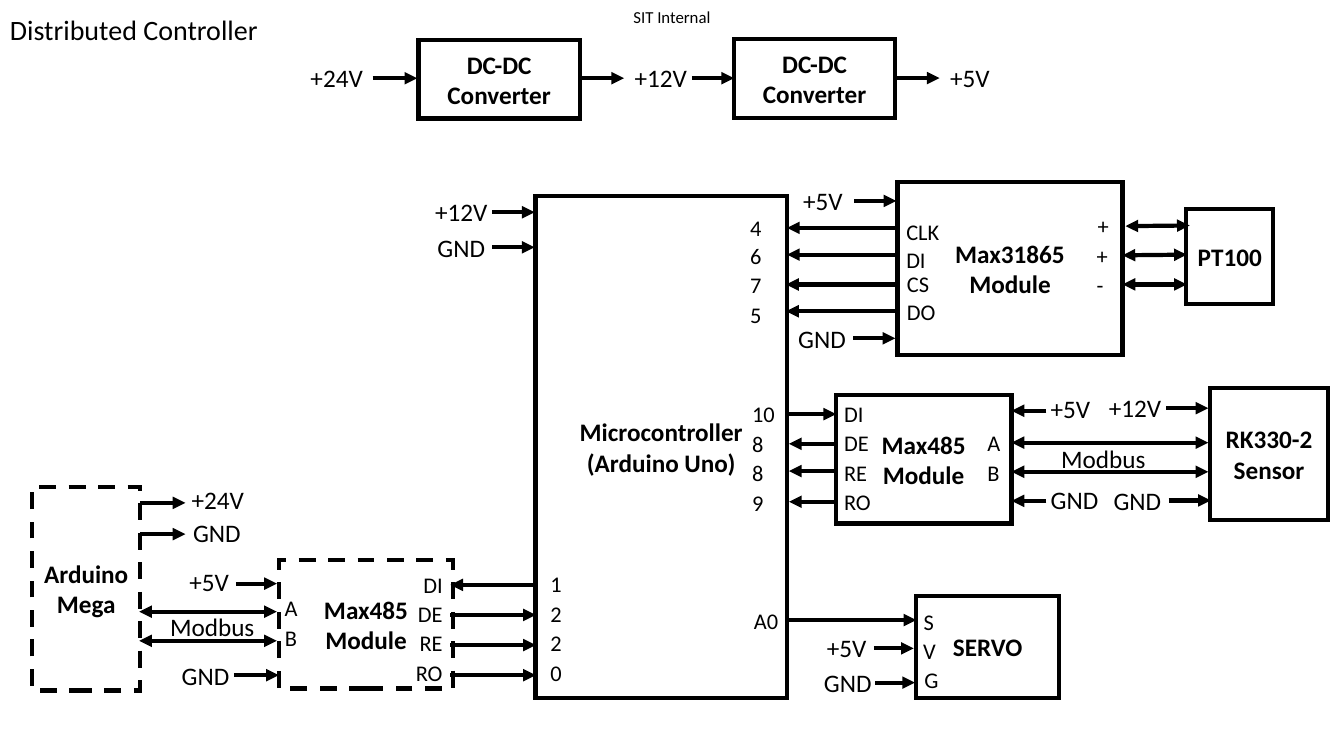
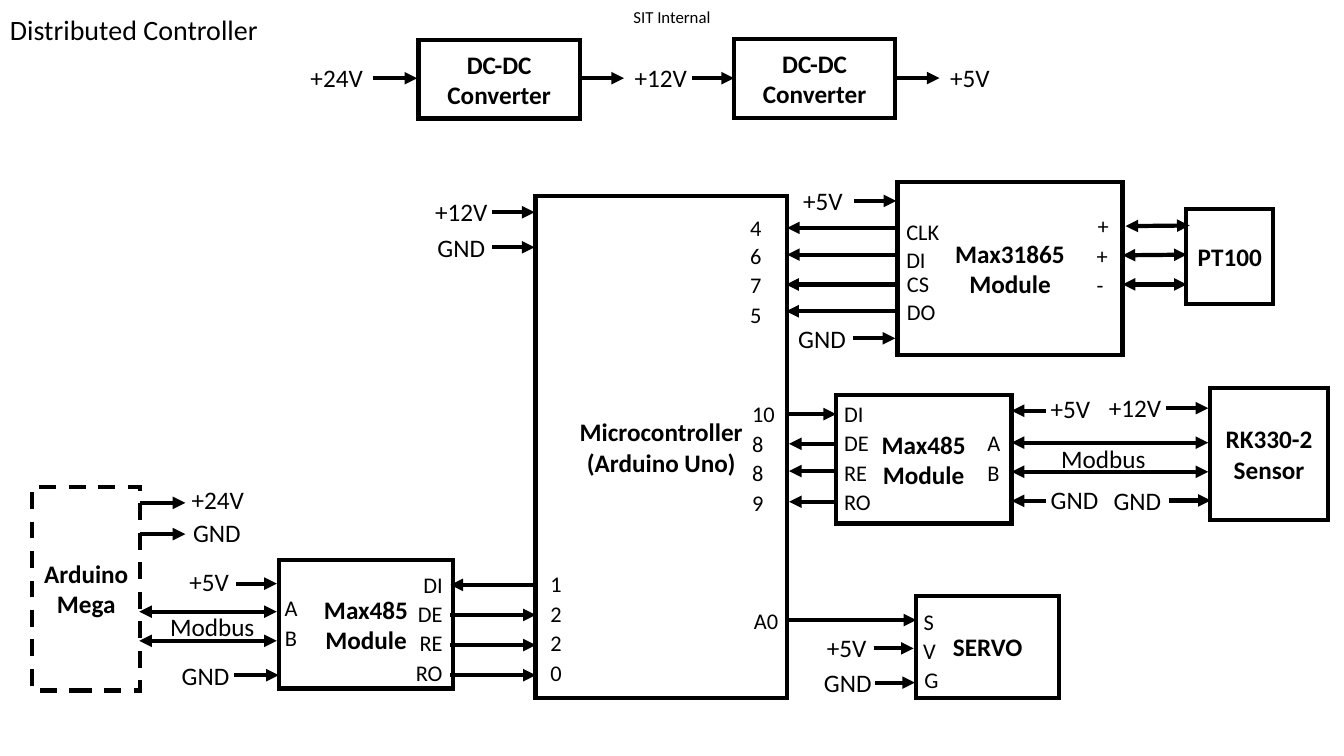
Before and after one commit to kanglc/Hashtag, a slide deck: slide 9 of Docs/thermal_controller_blockdiagram.pptx. Drawn at 1344x756 pixels with LibreOffice and Linux fonts; fonts in the diff are those of the drawing; background and template pictures are left out. Boxes give left, top, right and bottom in pixels: in the first picture for what was removed or moved away, otherwise in the second. Text is boxed around its words. In the diff, an @@ line names an element or a change of style, - is before the commit and + after.

```diff
--- a/Docs/thermal_controller_blockdiagram.pptx
+++ b/Docs/thermal_controller_blockdiagram.pptx
@@ rectangle "Max485" at <box>279,561,454,689</box>: outline #000000 3 pt dashed to #000000 3 pt @@
```
Also in this commit, not shown: 6 other slides changed, 1 slide added, 6 other files.
